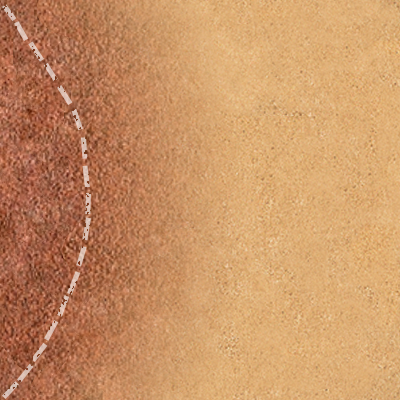
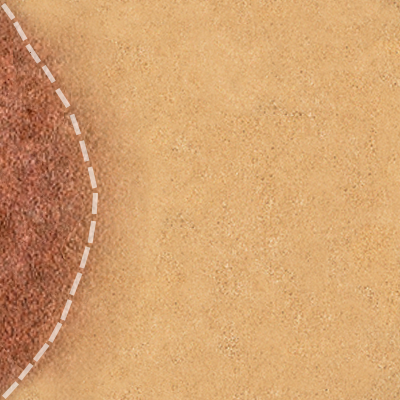
The second (400, 400) image is a revision of the first. Changes to its layers:
painted on "Линия 17" over [1, 3, 98, 399]
removed layer "Слой 2" over [0, 0, 242, 400]
added layer "Слой 3" above "Слой 1" over [0, 0, 164, 400]
added layer "Фон" over [0, 0, 242, 400]
